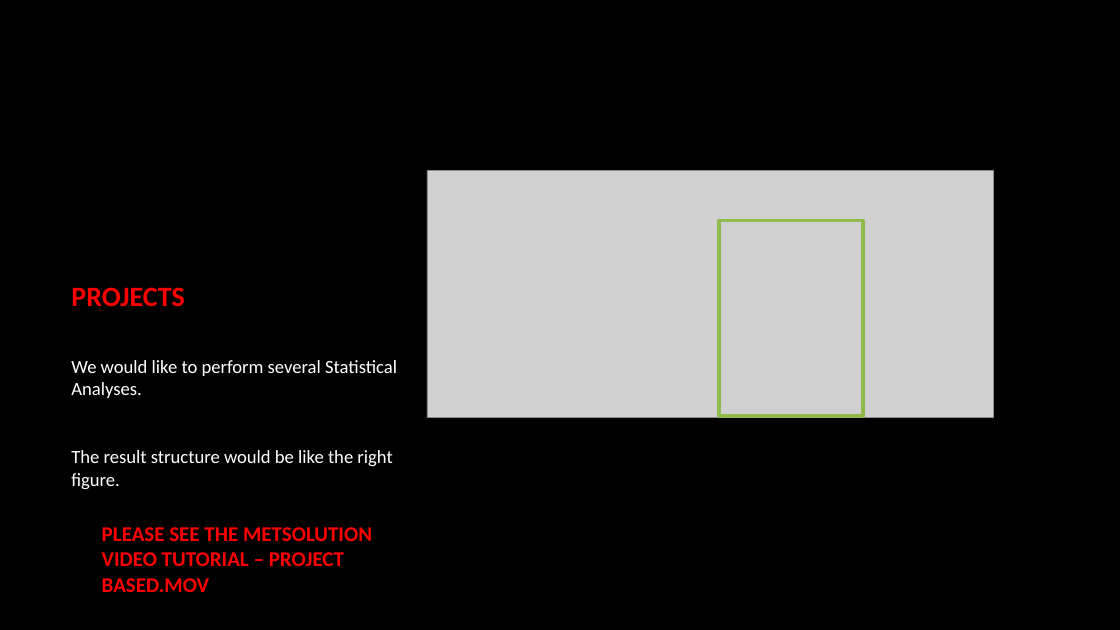
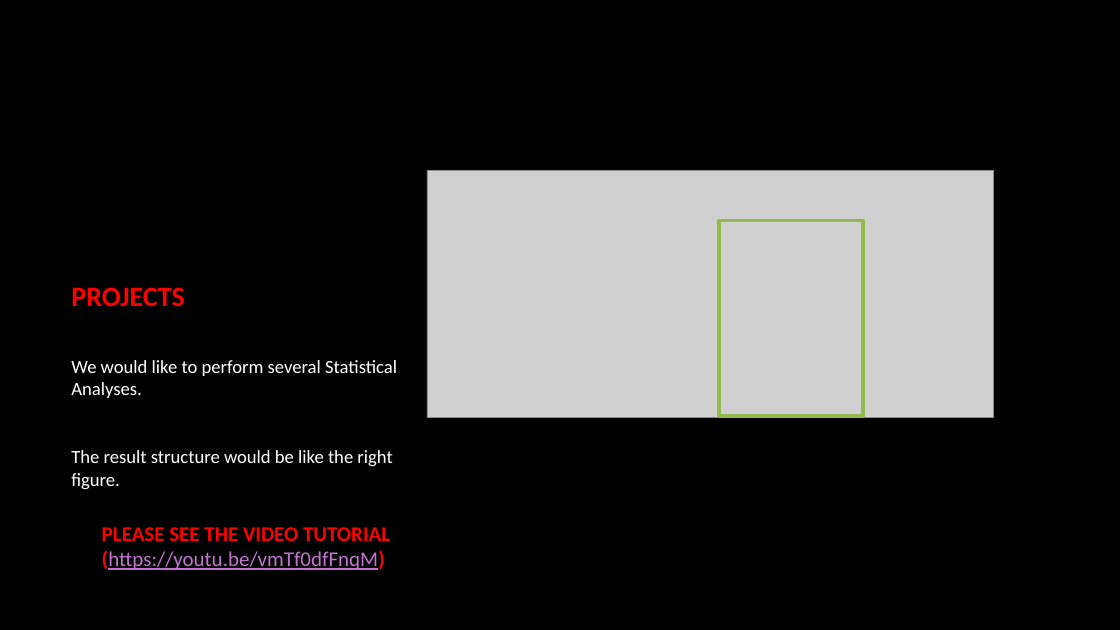
Before and after one commit to slfan2013/MetDA-development, a slide deck: slide 15 of MetSolution Tutorial/MetSolution - Tutorial.pptx. Drawn at 1120x630 pixels with LibreOffice and Linux fonts; fonts in the diff are those of the drawing; grey boxes stand for pictures; background and template pictures are left out. Boxes give left, top, right and bottom in pixels: in the first picture for what was removed or moved away, otherwise in the second. Text is boxed around its words. In the diff, an @@ line names an element or a change of style, - is before the commit and + after.

```diff
--- a/MetSolution Tutorial/MetSolution - Tutorial.pptx
+++ b/MetSolution Tutorial/MetSolution - Tutorial.pptx
@@ text at box(102, 527, 390, 570): text changed; text colour #FF0000 to #C573D2; bold off @@
-PLEASE SEE THE METSOLUTION VIDEO TUTORIAL – PROJECT BASED.MOV
+PLEASE SEE THE VIDEO TUTORIAL (https://youtu.be/vmTf0dfFnqM)
```
Also in this commit, not shown: 1 other slide changed, 2 other files.
